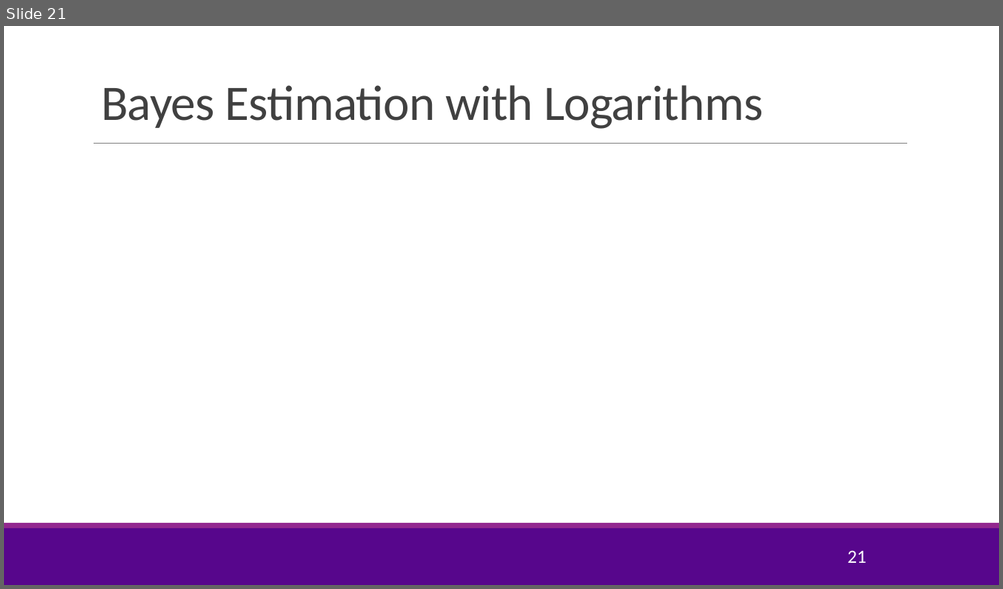
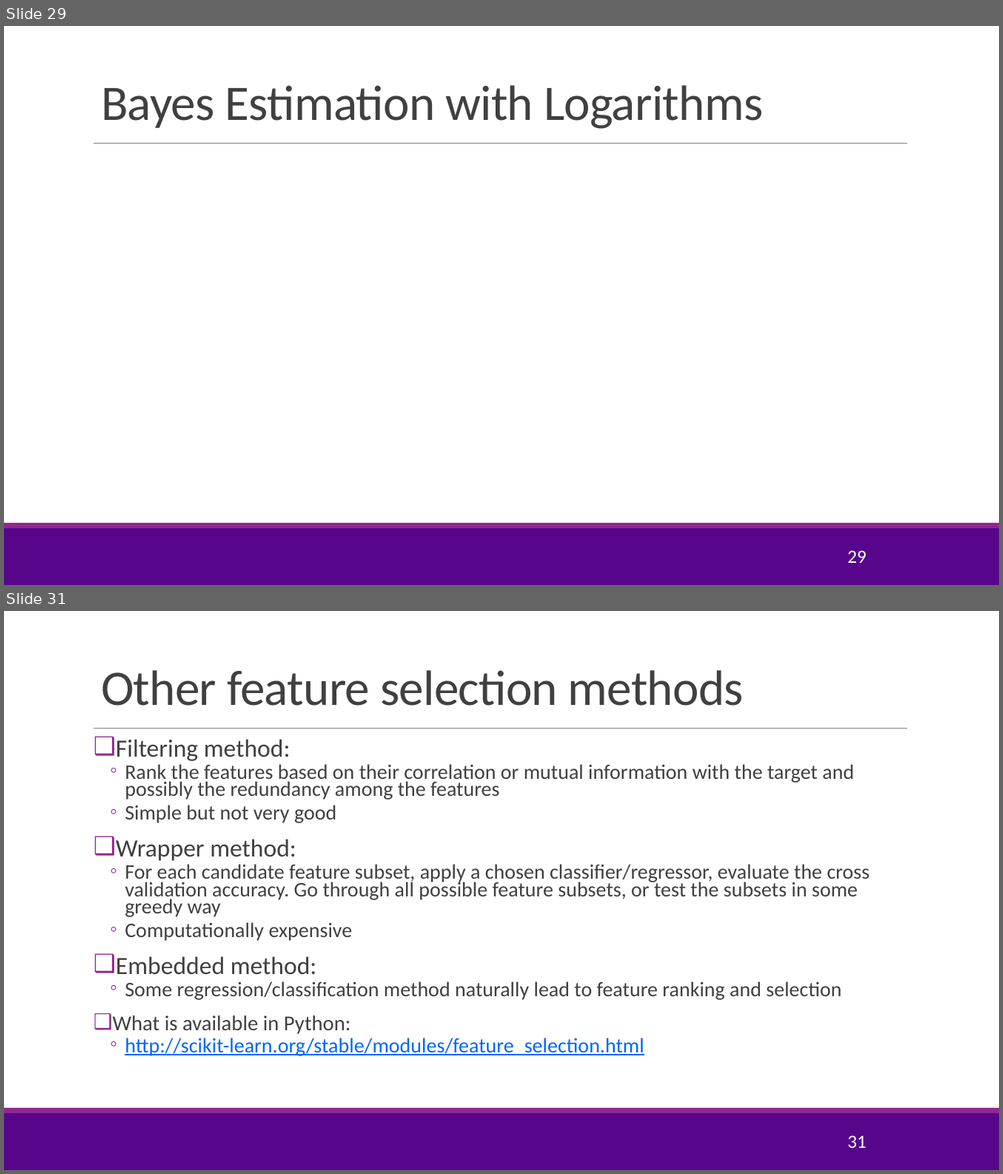
Before and after one commit to joshzzl/introml, a slide deck: lectures/Lect05_Lasso.pptx. Shown one above the other, each under a label of ours: slide 21 before the commit, slides 29 and 31 after it; the slides between them are not shown. The pictures are 1003x589 and 1003x1174 pixels, drawn with LibreOffice and Linux fonts; fonts in the diff are those of the drawing; grey boxes stand for pictures; background and template pictures are left out. Boxes give left, top, right and bottom in pixels: in the first picture for what was removed or moved away, otherwise in the second. Text is boxed around its words. In the diff, an @@ line names an element or a change of style, - is before the commit and + after.

Commit message:
Added description about Ridge Regression. Added material regarding other feature selection methods.

```diff
--- a/lectures/Lect05_Lasso.pptx
+++ b/lectures/Lect05_Lasso.pptx
@@ slide 31 added at (x1=4, y1=611, x2=999, y2=1170), background #FFFFFF; not listed: 3 template elements that a slide beside it also shows @@
@@ title added at (x1=101, y1=670, x2=743, y2=706), 48 pt, text #404040 @@
+Other feature selection methods
@@ text added at (x1=113, y1=739, x2=870, y2=1056), 20 pt, text #404040 @@
+❑ Filtering method:
+  ◦ Rank the features based on their correlation or mutual information with the target and possibly the redundancy among the features
+  ◦ Simple but not very good
+❑ Wrapper method:
+  ◦ For each candidate feature subset, apply a chosen classifier/regressor, evaluate the cross validation accuracy. Go through all possible feature subsets, or test the subsets in some greedy way
+  ◦ Computationally expensive
+❑ Embedded method:
+  ◦ Some regression/classification method naturally lead to feature ranking and selection
+❑ What is available in Python:
+  ◦ http://scikit-learn.org/stable/modules/feature_selection.html
@@ page number added at (x1=847, y1=1136, x2=866, y2=1148), 18 pt, text #FFFFFF @@
+31
@@ what was slide 21 is now slide 29 @@
@@ page number at (x1=847, y1=551, x2=866, y2=563): text changed @@
-21
+29
```
Also in this commit, not shown: 6 slides changed, 18 other slides added, 1 other file.
